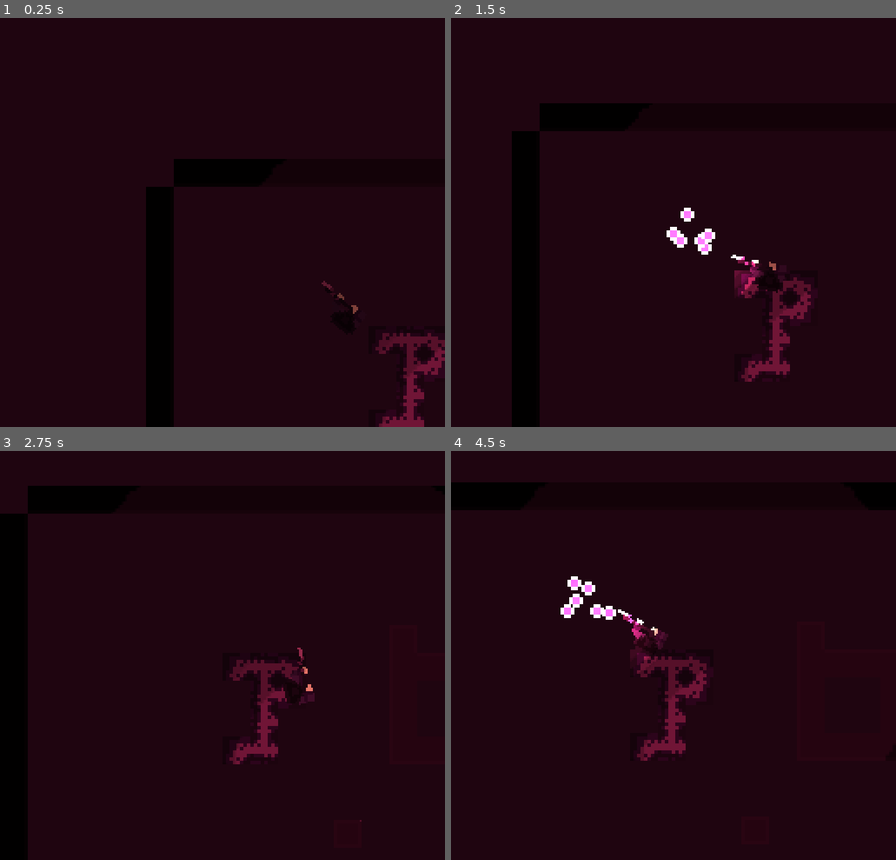
Above: before the commit, frames 1-4 (two rows, left to right).
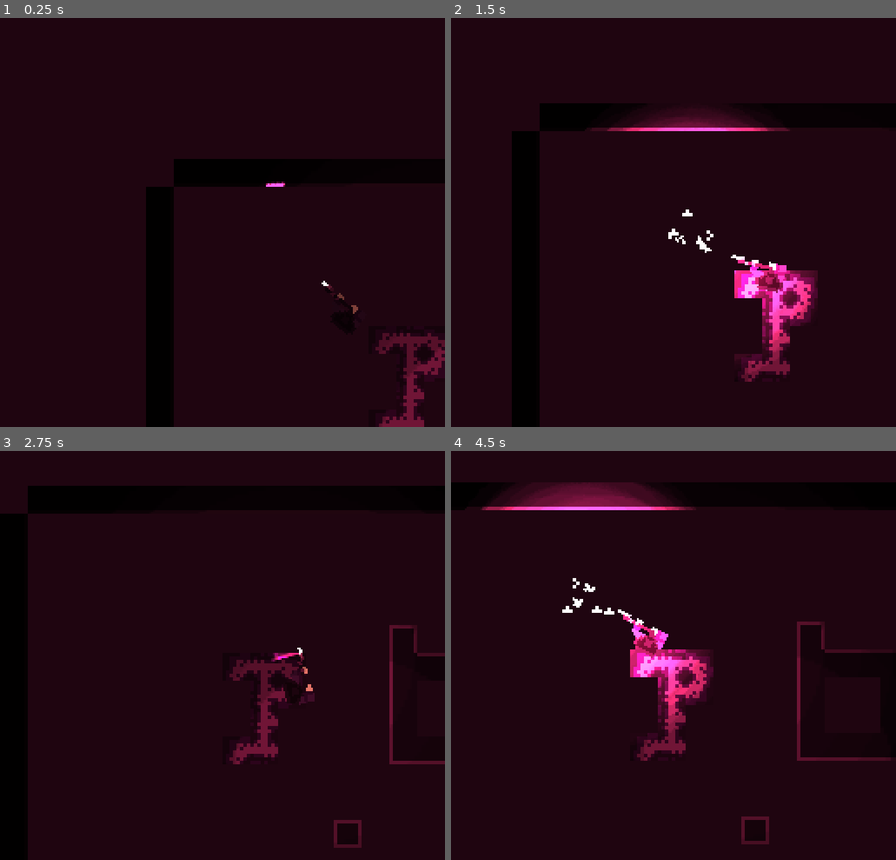
Above: after the commit, the same moments.

Repository: Simplexeon/WolfJam-2023
Game: Godot game, scene res://Levels/main.tscn
Two runs of this game, one before a commit and one after it. Both use one fixed random seed, a clock stepped at 60 frames per second and the inputs below.
Inputs (mouse positions are in pixels of both pictures, inside the frame that each line leads up to):
- Up to frame 1 (0.25 s): no input
- Up to frame 2 (1.5 s): move the mouse to (771, 181) at 0.52 s; hold D (right) 0.53-1.28 s; click (771, 181) at 0.6 s; move the mouse to (584, 226) at 1.27 s; hold S (down) from 1.28 s (still down); right-click (584, 226) at 1.35 s
- Up to frame 3 (2.75 s): move the mouse to (267, 540) at 2.02 s; release S (down) at 2.03 s; hold D (right) from 2.03 s (still down); click (267, 540) at 2.1 s
- Up to frame 4 (4.5 s): move the mouse to (651, 725) at 2.77 s; release D (right) at 2.78 s; hold W (up) 2.78-3.53 s; right-click (651, 725) at 2.85 s; move the mouse to (807, 704) at 3.52 s; hold A (left) from 3.53 s (still down); click (807, 704) at 3.6 s; move the mouse to (540, 569) at 4.27 s; right-click (540, 569) at 4.35 s

The runs differ from the first frame. In frame 1, less than 0.1% of the frame differs, in the area x 59-74%, y 40-66%; in frame 2, 4.4%; in frame 3, 0.7%; in frame 4, 6.7%, in the area x 3-100%, y 7-97%.

Commit message:
Wall fixes

Diff:
--- /dev/null
+++ b/Levels/gun.tscn
@@ -0,0 +1,32 @@
+[gd_scene load_steps=4 format=3 uid="uid://qiaarkcs1nih"]
+
+[ext_resource type="Script" path="res://Player/Gun.gd" id="1_y8dog"]
+[ext_resource type="Texture2D" uid="uid://d2ujlxo21c70c" path="res://Art/player/Gun.png" id="2_6or0t"]
+[ext_resource type="Texture2D" uid="uid://cf0an68xw6fl" path="res://Art/Prototype/MuzzleFlash.png" id="3_s4ft5"]
+
+[node name="Gun" type="Node2D"]
+script = ExtResource("1_y8dog")
+spread = 35.0
+max_range = 300.0
+min_range = 80.0
+bullet_count = 6
+bullet_lifetime = 0.4
+
+[node name="Sprite2D" type="Sprite2D" parent="."]
+position = Vector2(8, -1)
+rotation = -1.5708
+texture = ExtResource("2_6or0t")
+
+[node name="CDTimer" type="Timer" parent="."]
+wait_time = 2.0
+one_shot = true
+
+[node name="GunHead" type="Node2D" parent="."]
+position = Vector2(24, 0)
+
+[node name="PointLight2D" type="PointLight2D" parent="."]
+position = Vector2(52, 0)
+rotation = -1.5708
+energy = 7.62
+shadow_enabled = true
+texture = ExtResource("3_s4ft5")
--- a/Levels/tile_map.tscn
+++ b/Levels/tile_map.tscn
@@ -7,30 +7,15 @@
 polygons = Array[PackedInt32Array]([PackedInt32Array(0, 1, 2, 3)])
 outlines = Array[PackedVector2Array]([PackedVector2Array(-8, -8, 8, -8, 8, 8, -8, 8)])
 
-[sub_resource type="OccluderPolygon2D" id="OccluderPolygon2D_v1jeo"]
-polygon = PackedVector2Array(-8, -8, 8, -8, 8, 8, -8, 8)
-
-[sub_resource type="OccluderPolygon2D" id="OccluderPolygon2D_1d2be"]
-polygon = PackedVector2Array(-8, -8, 8, -8, 8, 8, -8, 8)
-
-[sub_resource type="OccluderPolygon2D" id="OccluderPolygon2D_xg6ck"]
-polygon = PackedVector2Array(-8, -8, 8, -8, 8, 8, -8, 8)
-
 [sub_resource type="NavigationPolygon" id="NavigationPolygon_k8rp5"]
 vertices = PackedVector2Array(-8, -8, 8, -8, 8, 8, -8, 8)
 polygons = Array[PackedInt32Array]([PackedInt32Array(0, 1, 2, 3)])
 outlines = Array[PackedVector2Array]([PackedVector2Array(-8, -8, 8, -8, 8, 8, -8, 8)])
 
-[sub_resource type="OccluderPolygon2D" id="OccluderPolygon2D_uxf07"]
-polygon = PackedVector2Array(-8, -8, 8, -8, 8, 8, -8, 8)
-
 [sub_resource type="NavigationPolygon" id="NavigationPolygon_uskj7"]
 vertices = PackedVector2Array(-8, -8, 8, -8, 8, 8, -8, 8)
 polygons = Array[PackedInt32Array]([PackedInt32Array(0, 1, 2, 3)])
 outlines = Array[PackedVector2Array]([PackedVector2Array(-8, -8, 8, -8, 8, 8, -8, 8)])
-
-[sub_resource type="OccluderPolygon2D" id="OccluderPolygon2D_piwms"]
-polygon = PackedVector2Array(-8, -8, 8, -8, 8, 8, -8, 8)
 
 [sub_resource type="NavigationPolygon" id="NavigationPolygon_fmlv7"]
 vertices = PackedVector2Array(-8, -8, 8, -8, 8, 8, -8, 8)
@@ -67,30 +52,6 @@
 polygons = Array[PackedInt32Array]([PackedInt32Array(0, 1, 2, 3)])
 outlines = Array[PackedVector2Array]([PackedVector2Array(-8, -8, 8, -8, 8, 8, -8, 8)])
 
-[sub_resource type="OccluderPolygon2D" id="OccluderPolygon2D_f85ff"]
-polygon = PackedVector2Array(-8, -8, 8, -8, 8, 8, -8, 8)
-
-[sub_resource type="OccluderPolygon2D" id="OccluderPolygon2D_h3ot4"]
-polygon = PackedVector2Array(-8, -8, 8, -8, 8, 8, -8, 8)
-
-[sub_resource type="OccluderPolygon2D" id="OccluderPolygon2D_8cnya"]
-polygon = PackedVector2Array(-8, -8, 8, -8, 8, 8, -8, 8)
-
-[sub_resource type="OccluderPolygon2D" id="OccluderPolygon2D_mf6t2"]
-polygon = PackedVector2Array(-8, -8, 8, -8, 8, 8, -8, 8)
-
-[sub_resource type="OccluderPolygon2D" id="OccluderPolygon2D_jdins"]
-polygon = PackedVector2Array(-8, -8, 8, -8, 8, 8, -8, 8)
-
-[sub_resource type="OccluderPolygon2D" id="OccluderPolygon2D_ij400"]
-polygon = PackedVector2Array(-8, -8, 8, -8, 8, 8, -8, 8)
-
-[sub_resource type="OccluderPolygon2D" id="OccluderPolygon2D_f7vyw"]
-polygon = PackedVector2Array(-8, -8, 8, -8, 8, 8, -8, 8)
-
-[sub_resource type="OccluderPolygon2D" id="OccluderPolygon2D_5y4hm"]
-polygon = PackedVector2Array(-8, -8, 8, -8, 8, 8, -8, 8)
-
 [sub_resource type="TileSetAtlasSource" id="TileSetAtlasSource_oi0g0"]
 texture = ExtResource("1_4lp45")
 0:0/0 = 0
@@ -102,57 +63,46 @@
 1:0/0/physics_layer_0/angular_velocity = 0.0
 1:0/0/navigation_layer_0/polygon = SubResource("NavigationPolygon_vjhie")
 2:0/0 = 0
-2:0/0/occlusion_layer_0/polygon = SubResource("OccluderPolygon2D_f85ff")
 2:0/0/physics_layer_0/linear_velocity = Vector2(0, 0)
 2:0/0/physics_layer_0/angular_velocity = 0.0
 2:0/0/physics_layer_0/polygon_0/points = PackedVector2Array(-8, -8, 8, -8, 8, 8, -8, 8)
 3:0/0 = 0
-3:0/0/occlusion_layer_0/polygon = SubResource("OccluderPolygon2D_h3ot4")
 3:0/0/physics_layer_0/linear_velocity = Vector2(0, 0)
 3:0/0/physics_layer_0/angular_velocity = 0.0
 3:0/0/physics_layer_0/polygon_0/points = PackedVector2Array(-8, -8, 8, -8, 8, 8, -8, 8)
 4:0/0 = 0
-4:0/0/occlusion_layer_0/polygon = SubResource("OccluderPolygon2D_8cnya")
 4:0/0/physics_layer_0/linear_velocity = Vector2(0, 0)
 4:0/0/physics_layer_0/angular_velocity = 0.0
 4:0/0/physics_layer_0/polygon_0/points = PackedVector2Array(-8, -8, 8, -8, 8, 8, -8, 8)
 5:0/0 = 0
-5:0/0/occlusion_layer_0/polygon = SubResource("OccluderPolygon2D_mf6t2")
 5:0/0/physics_layer_0/linear_velocity = Vector2(0, 0)
 5:0/0/physics_layer_0/angular_velocity = 0.0
 5:0/0/physics_layer_0/polygon_0/points = PackedVector2Array(-8, -8, 8, -8, 8, 8, -8, 8)
 6:0/0 = 0
-6:0/0/occlusion_layer_0/polygon = SubResource("OccluderPolygon2D_jdins")
 6:0/0/physics_layer_0/linear_velocity = Vector2(0, 0)
 6:0/0/physics_layer_0/angular_velocity = 0.0
 6:0/0/physics_layer_0/polygon_0/points = PackedVector2Array(-8, -8, 8, -8, 8, 8, -8, 8)
 7:0/0 = 0
-7:0/0/occlusion_layer_0/polygon = SubResource("OccluderPolygon2D_ij400")
 7:0/0/physics_layer_0/linear_velocity = Vector2(0, 0)
 7:0/0/physics_layer_0/angular_velocity = 0.0
 7:0/0/physics_layer_0/polygon_0/points = PackedVector2Array(-8, -8, 8, -8, 8, 8, -8, 8)
 8:0/0 = 0
-8:0/0/occlusion_layer_0/polygon = SubResource("OccluderPolygon2D_f7vyw")
 8:0/0/physics_layer_0/linear_velocity = Vector2(0, 0)
 8:0/0/physics_layer_0/angular_velocity = 0.0
 8:0/0/physics_layer_0/polygon_0/points = PackedVector2Array(-8, -8, 8, -8, 8, 8, -8, 8)
 9:0/0 = 0
-9:0/0/occlusion_layer_0/polygon = SubResource("OccluderPolygon2D_5y4hm")
 9:0/0/physics_layer_0/linear_velocity = Vector2(0, 0)
 9:0/0/physics_layer_0/angular_velocity = 0.0
 9:0/0/physics_layer_0/polygon_0/points = PackedVector2Array(-8, -8, 8, -8, 8, 8, -8, 8)
 10:0/0 = 0
-10:0/0/occlusion_layer_0/polygon = SubResource("OccluderPolygon2D_v1jeo")
 10:0/0/physics_layer_0/linear_velocity = Vector2(0, 0)
 10:0/0/physics_layer_0/angular_velocity = 0.0
 10:0/0/physics_layer_0/polygon_0/points = PackedVector2Array(-8, -8, 8, -8, 8, 8, -8, 8)
 11:0/0 = 0
-11:0/0/occlusion_layer_0/polygon = SubResource("OccluderPolygon2D_1d2be")
 11:0/0/physics_layer_0/linear_velocity = Vector2(0, 0)
 11:0/0/physics_layer_0/angular_velocity = 0.0
 11:0/0/physics_layer_0/polygon_0/points = PackedVector2Array(-8, -8, 8, -8, 8, 8, -8, 8)
 12:0/0 = 0
-12:0/0/occlusion_layer_0/polygon = SubResource("OccluderPolygon2D_xg6ck")
 12:0/0/physics_layer_0/linear_velocity = Vector2(0, 0)
 12:0/0/physics_layer_0/angular_velocity = 0.0
 12:0/0/physics_layer_0/polygon_0/points = PackedVector2Array(-8, -8, 8, -8, 8, 8, -8, 8)
@@ -161,7 +111,6 @@
 13:0/0/physics_layer_0/angular_velocity = 0.0
 13:0/0/navigation_layer_0/polygon = SubResource("NavigationPolygon_k8rp5")
 14:0/0 = 0
-14:0/0/occlusion_layer_0/polygon = SubResource("OccluderPolygon2D_uxf07")
 14:0/0/physics_layer_0/linear_velocity = Vector2(0, 0)
 14:0/0/physics_layer_0/angular_velocity = 0.0
 14:0/0/physics_layer_0/polygon_0/points = PackedVector2Array(-8, -8, 8, -8, 8, 8, -8, 8)
@@ -170,7 +119,6 @@
 15:0/0/physics_layer_0/angular_velocity = 0.0
 15:0/0/navigation_layer_0/polygon = SubResource("NavigationPolygon_uskj7")
 16:0/0 = 0
-16:0/0/occlusion_layer_0/polygon = SubResource("OccluderPolygon2D_piwms")
 16:0/0/physics_layer_0/linear_velocity = Vector2(0, 0)
 16:0/0/physics_layer_0/angular_velocity = 0.0
 16:0/0/physics_layer_0/polygon_0/points = PackedVector2Array(-8, -8, 8, -8, 8, 8, -8, 8)
@@ -201,7 +149,6 @@
 
 [sub_resource type="TileSet" id="TileSet_o84pe"]
 uv_clipping = true
-occlusion_layer_0/light_mask = 1
 physics_layer_0/collision_layer = 1
 navigation_layer_0/layers = 1
 sources/0 = SubResource("TileSetAtlasSource_oi0g0")
--- a/Player/Bullet.gd
+++ b/Player/Bullet.gd
@@ -1,4 +1,8 @@
 extends Area2D
+
+# Parameters
+@export var max_rotation_speed : float = 1200.0;
+@export var min_rotation_speed : float = 400.0;
 
 # Info
 var direction : Vector2 = Vector2.ZERO;
@@ -6,15 +10,29 @@
 
 # Components
 @onready var timer : Timer = $Timer;
+@onready var sprite : Sprite2D = $Sprite2D;
 
 # Triggers
 var initialized : bool = false;
+var rotation_speed : float = 0.0;
+var rotation_dir : int = 0;
 
 ## Setup the bullet
 func initialize(start_pos : Vector2, bullet_dir : Vector2, bullet_speed : float, bullet_lifetime : float) -> void:
+
+	# Movement
 	global_position = start_pos;
 	direction = bullet_dir;
 	speed = bullet_speed;
+
+	# Rotation
+	rotation_speed = lerp(min_rotation_speed, max_rotation_speed, randf());
+	rotation_dir = 1 * (-1 * randi_range(0, 1));
+
+	# Sprite
+	sprite.frame = randi_range(0, 3);
+
+	# Finalize
 	initialized = true;
 	timer.start(bullet_lifetime);
 
@@ -29,6 +47,9 @@
 	# Move
 	global_position += direction * speed * delta;
 
+	# Rotate
+	global_rotation_degrees += rotation_speed * float(rotation_dir) * delta;
+
 
 ## Delete the bullet
 func _on_timer_timeout() -> void:
--- a/Player/Bullet.tscn
+++ b/Player/Bullet.tscn
@@ -1,17 +1,20 @@
 [gd_scene load_steps=5 format=3 uid="uid://w7jps5aasxqr"]
 
 [ext_resource type="Script" path="res://Player/Bullet.gd" id="1_7wbdg"]
-[ext_resource type="Texture2D" uid="uid://bfxkoyksrusv" path="res://Art/Prototype/Bullet.png" id="1_yhhm7"]
+[ext_resource type="Texture2D" uid="uid://di33lr74gtgm7" path="res://Art/Prototype/Fragment.png" id="2_ir23w"]
 [ext_resource type="Texture2D" uid="uid://covsm0gnri57k" path="res://Art/Prototype/Light.png" id="2_mh21a"]
 
 [sub_resource type="CircleShape2D" id="CircleShape2D_8gwj3"]
-radius = 4.0
+radius = 2.0
 
 [node name="Bullet" type="Area2D"]
+scale = Vector2(2, 2)
 script = ExtResource("1_7wbdg")
 
 [node name="Sprite2D" type="Sprite2D" parent="."]
-texture = ExtResource("1_yhhm7")
+texture = ExtResource("2_ir23w")
+hframes = 2
+vframes = 2
 
 [node name="CollisionShape2D" type="CollisionShape2D" parent="."]
 shape = SubResource("CircleShape2D_8gwj3")
--- a/Player/player.tscn
+++ b/Player/player.tscn
@@ -1,9 +1,8 @@
-[gd_scene load_steps=6 format=3 uid="uid://ckndod2ea2l0e"]
+[gd_scene load_steps=5 format=3 uid="uid://ckndod2ea2l0e"]
 
 [ext_resource type="Script" path="res://Player/player.gd" id="1_1gywm"]
+[ext_resource type="PackedScene" uid="uid://qiaarkcs1nih" path="res://Levels/gun.tscn" id="2_ifvny"]
 [ext_resource type="Texture2D" uid="uid://bfdklyykf7c0t" path="res://Art/player/player.png" id="2_slxed"]
-[ext_resource type="Script" path="res://Player/Gun.gd" id="3_4vagh"]
-[ext_resource type="Texture2D" uid="uid://d2ujlxo21c70c" path="res://Art/player/Gun.png" id="3_roywh"]
 
 [sub_resource type="CircleShape2D" id="CircleShape2D_esqfs"]
 radius = 8.06226
@@ -12,25 +11,7 @@
 z_index = 3
 script = ExtResource("1_1gywm")
 
-[node name="Gun" type="Node2D" parent="."]
-script = ExtResource("3_4vagh")
-spread = 35.0
-max_range = 300.0
-min_range = 80.0
-bullet_count = 6
-bullet_lifetime = 0.4
-
-[node name="Sprite2D" type="Sprite2D" parent="Gun"]
-position = Vector2(8, -1)
-rotation = -1.5708
-texture = ExtResource("3_roywh")
-
-[node name="CDTimer" type="Timer" parent="Gun"]
-wait_time = 2.0
-one_shot = true
-
-[node name="GunHead" type="Node2D" parent="Gun"]
-position = Vector2(24, 0)
+[node name="Gun" parent="." instance=ExtResource("2_ifvny")]
 
 [node name="Sprite2D" type="Sprite2D" parent="."]
 position = Vector2(0, -6)
Binary file added: Art/Prototype/Fragment.aseprite
Binary file added: Art/Prototype/Fragment.png
Not shown, added: Art/Prototype/Fragment.png.import
Binary file added: Art/Prototype/MuzzleFlash.aseprite
Binary file added: Art/Prototype/MuzzleFlash.png
Not shown, added: Art/Prototype/MuzzleFlash.png.import
Not shown, added: Art/Tiles (2).png.import
Not shown, added: Art/player/shrapnel.png.import
Not shown: 1 places in Levels/tile_map.tscn that only renumber resources
